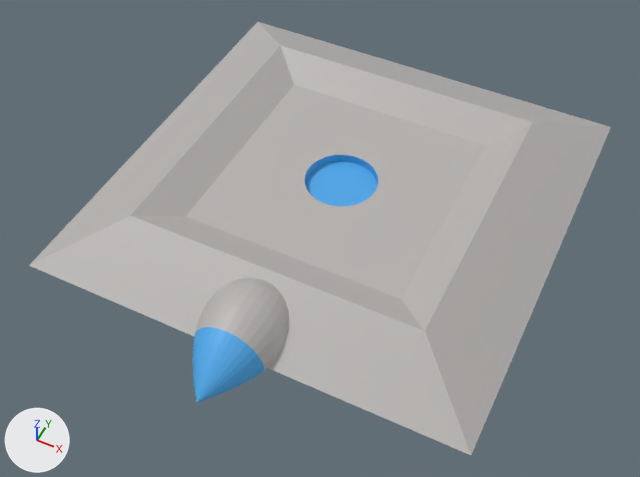
Renders of the Blender file Models/Tutorial/powerbox.blend from each side of a commit.
The view is the same before and after, from a 50 mm camera at (1.79, -3.91, 4.32) aimed at (0.04, -0.41, -0.05). Lighting does not change. The marker at lower left points along +X, +Y and +Z.
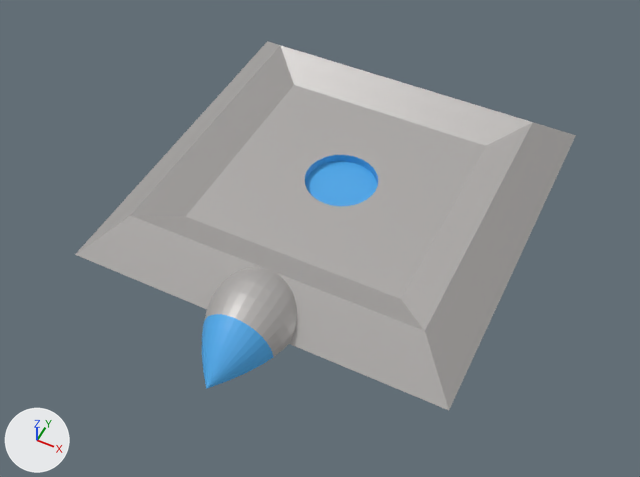
Where the change shows, as pixel boxes (x1, y1, x2, y2) in the pictures (640 x 477 px; the box of a moved part takes in the faces that stretch with it):
'Sphere', reshaped (14% narrower, 15% shorter)
    before: (29, 22, 611, 455)
    after: (75, 41, 576, 410)
'Sphere.001', added
    after: (202, 267, 297, 389)
    faces in mat_material_001 (grey #b6b3b1): (204, 267, 297, 357)
    faces in mat_material_002 (blue #4ca9e9): (202, 314, 273, 389)
part 1 of me_sphere, deleted
    before: (192, 278, 289, 402)
part 2 of me_sphere, moved or reshaped
    before: (29, 22, 611, 455)
    after: (75, 41, 576, 410)

The change, as a list of edits to the scene's bpy script:
```text
Change me_sphere:
    where me_sphere.from_pydata(...)  # 333 vertices, 302 faces; spans x 0.0..1.0, y -5.21..5.21, z -2.1..9.65
    used by ob_sphere; location = (0.0, -1.265, 0.0); rotation_euler = (1.571, -1.571, 0.0), in degrees (90, -90, 0); scale = (0.285, 0.285, -0.285)
    verts and faces of me_sphere; kept vertices keep their numbers, new ones are numbered from 333
    before: 257 (0.0, 5.21, -0.77) at pixel (28, 265), 260 (0.0, 5.21, 9.65) at pixel (257, 21), 263 (0.0, -5.21, -0.77) at pixel (471, 455), 267 (0.0, -5.21, 9.65) at pixel (611, 127)
    me_sphere part 1: the loose piece of 257 vertices spanning x 0.0..1.0, y -1.0..1.0, z -2.1..1.0 is deleted
    me_sphere part 2
    add verts[257] = (0.0, 4.49, -0.05)  # moved, pixel (74, 254)
    add verts[260] = (0.0, 4.49, 8.93)  # moved, pixel (267, 41)
    add verts[263] = (0.0, -4.49, -0.05)  # moved, pixel (449, 410)
    add verts[267] = (0.0, -4.49, 8.93)  # moved, pixel (575, 135)
Add me_sphere_001:
    me_sphere_001.from_pydata(...)  # 257 vertices, 258 faces; spans x 0.0..1.0, y -1.0..1.0, z -2.1..1.0
    # faces by material slot: [147, 111]
    me_sphere_001.materials.append(mat_material_002)  # blue #4ca9e9
    me_sphere_001.materials.append(mat_material_001)  # grey #b6b3b1
Add ob_sphere_001:
    ob_sphere_001 = bpy.data.objects.new('Sphere.001', me_sphere_001)
    ob_sphere_001.location = (0.0, -1.163, 0.0)
    ob_sphere_001.rotation_euler = (1.571, -1.571, 0.0)  # degrees (90, -90, 0)
    ob_sphere_001.scale = (0.285, 0.285, -0.285)
```
